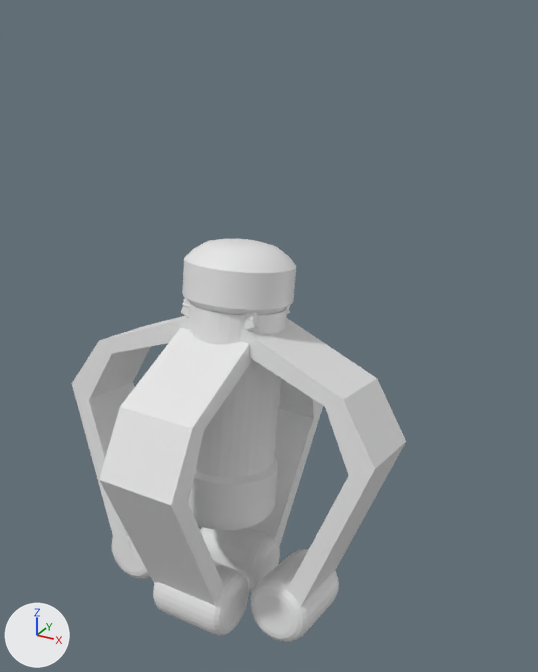
Two versions of the FBX model Raw Assets/grabber.fbx, one commit apart.
Both versions are drawn from a camera (50 mm lens) standing at (3.13, -5.75, 4.82) and looking at (0.05, -0.14, 2.02). Every picture has the same lights, and +X, +Y and +Z are marked at lower left. Where no turn or scale is listed for an object, it has been applied to the vertices.
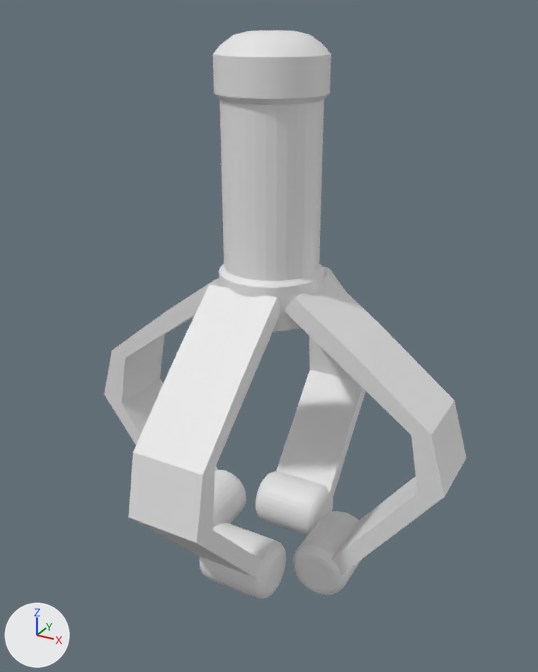
Where the newer file only moved an object's origin or applied its transform, the numbers keep the older frame.

Pixel boxes (x1, y1, x2, y2) of what changed, in the pictures (538 x 672 px):
'Cube.002', mesh turned
    before: (99, 306, 290, 606)
    after: (129, 284, 280, 579)
'Cylinder.001', mesh turned
    before: (186, 304, 287, 530)
    after: (220, 100, 324, 281)
'Cube.003', reshaped (16% narrower, 20% taller)
    before: (72, 309, 290, 558)
    after: (284, 275, 466, 574)
'Cube.001', reshaped
    before: (181, 299, 406, 607)
    after: (104, 278, 220, 472)
'Cylinder', mesh turned
    before: (182, 239, 296, 526)
    after: (213, 30, 331, 332)
'Cube', mesh turned
    before: (183, 298, 323, 547)
    after: (276, 267, 366, 496)
'Cylinder.004', mesh turned
    before: (200, 527, 280, 592)
    after: (255, 471, 333, 536)
'Cylinder.002', mesh turned
    before: (153, 561, 249, 636)
    after: (200, 523, 286, 599)
'Cylinder.003', reshaped
    before: (251, 549, 339, 642)
    after: (213, 470, 246, 528)
'Cylinder.005', reshaped
    before: (112, 533, 150, 579)
    after: (293, 511, 362, 595)

Patch to the scene script:
```diff
--- a/Raw Assets/grabber.fbx.py
+++ b/Raw Assets/grabber.fbx.py
@@ me_cylinder_003 @@
 me_cylinder_003.from_pydata(...)  # 320 vertices, 290 faces; spans x 0.618..1.226, y -0.469..0.358, z -0.378..0.296
 # used by ob_cylinder_003; location = (-0.14, -0.92, -0.03)
+# me_cylinder_003 part 1: the whole mesh is multiplied about its middle by the matrix ((-0.98, 0.064, 0.191), (-0.037, -0.989, 0.142), (0.198, 0.132, 0.971)), then moved by (-1.604, 1.036, -0.273)
@@ me_cube_003 @@
 me_cube_003.from_pydata(...)  # 20 vertices, 18 faces; spans x -0.34..0.34, y -1.54..0.35, z -2.55..0.2
 # used by ob_cube_002; location = (-0.05, -0.55, 2.34)
+# me_cube_003 part 8: the whole mesh is turned 20 degrees about the x axis through its middle, then moved by (0.0, 0.34, -0.22)
@@ me_cylinder_002 @@
 me_cylinder_002.from_pydata(...)  # 320 vertices, 290 faces; spans x -0.407..0.371, y -1.216..-0.627, z -0.37..0.221
 # used by ob_cylinder_002; location = (0.0, -0.4, -0.06)
+# me_cylinder_002 part 9: the whole mesh is turned 19.1 degrees about the x axis through its middle, then moved by (0.0, 0.752, -0.189)
@@ me_cube_004 @@
 # used by ob_cube_003; location = (-0.05, -0.55, 2.34)
-me_cube_004.from_pydata(...)  # 20 vertices, 18 faces; spans x -1.56..0.36, y -0.79..0.38, z -2.56..0.25
+me_cube_004.from_pydata(...)  # 20 vertices, 18 faces; spans x 0.37..1.94, y 0.19..0.88, z -2.78..0.2
+# me_cube_004 part 6: the whole mesh is rebuilt
@@ me_cylinder_001 @@
 me_cylinder_001.from_pydata(...)  # 64 vertices, 32 faces; spans x -0.44..0.44, y -0.74..0.45, z -1.9..0.19
 # used by ob_cylinder_001; location = (-0.05, -0.55, 2.34)
+# me_cylinder_001 part 3: the whole mesh is turned 9.6 degrees about the x axis through its middle, then moved by (0.05, 0.69, 1.85)
@@ me_cube_001 @@
 me_cube_001.from_pydata(...)  # 20 vertices, 18 faces; spans x -0.34..0.34, y -0.32..1.16, z -2.71..0.29
 # used by ob_cube; location = (-0.05, -0.55, 2.34)
+# me_cube_001 part 7: the whole mesh is turned -1.3 degrees about the x axis through its middle, then moved by (0.1, 1.13, -0.06)
@@ me_cylinder_004 @@
 me_cylinder_004.from_pydata(...)  # 320 vertices, 290 faces; spans x -0.371..0.407, y 0.551..1.14, z -0.669..-0.078
 # used by ob_cylinder_004; location = (-0.1, -1.43, 0.12)
+# me_cylinder_004 part 2: the whole mesh is turned -1.3 degrees about the x axis through its middle, then moved by (0.1, 1.101, -0.048)
@@ me_cylinder_005 @@
 me_cylinder_005.from_pydata(...)  # 320 vertices, 290 faces; spans x -1.225..-0.62, y -0.433..0.393, z -0.398..0.272
 # used by ob_cylinder_005; location = (0.08, -0.91, -0.03)
+# me_cylinder_005 part 4: the whole mesh is multiplied about its middle by the matrix ((-0.96, 0.018, 0.281), (0.03, -0.986, 0.164), (0.28, 0.166, 0.946)), then moved by (1.566, 0.914, -0.227)
@@ me_cylinder @@
 me_cylinder.from_pydata(...)  # 320 vertices, 290 faces; spans x -0.48..0.48, y -0.78..0.56, z -1.88..0.68
 # used by ob_cylinder; location = (-0.05, -0.55, 2.34)
+# me_cylinder part 10: the whole mesh is turned 9.6 degrees about the x axis through its middle, then moved by (0.05, 0.65, 1.65)
@@ me_cube_002 @@
 me_cube_002.from_pydata(...)  # 20 vertices, 18 faces; spans x -0.37..1.57, y -0.79..0.38, z -2.55..0.25
 # used by ob_cube_001; location = (-0.05, -0.55, 2.34)
+# me_cube_002 part 5: the whole mesh is multiplied about its middle by the matrix ((-0.954, -0.018, -0.298), (-0.033, -0.986, 0.163), (-0.297, 0.166, 0.941)), then moved by (-1.44, 0.76, -0.22)
```
